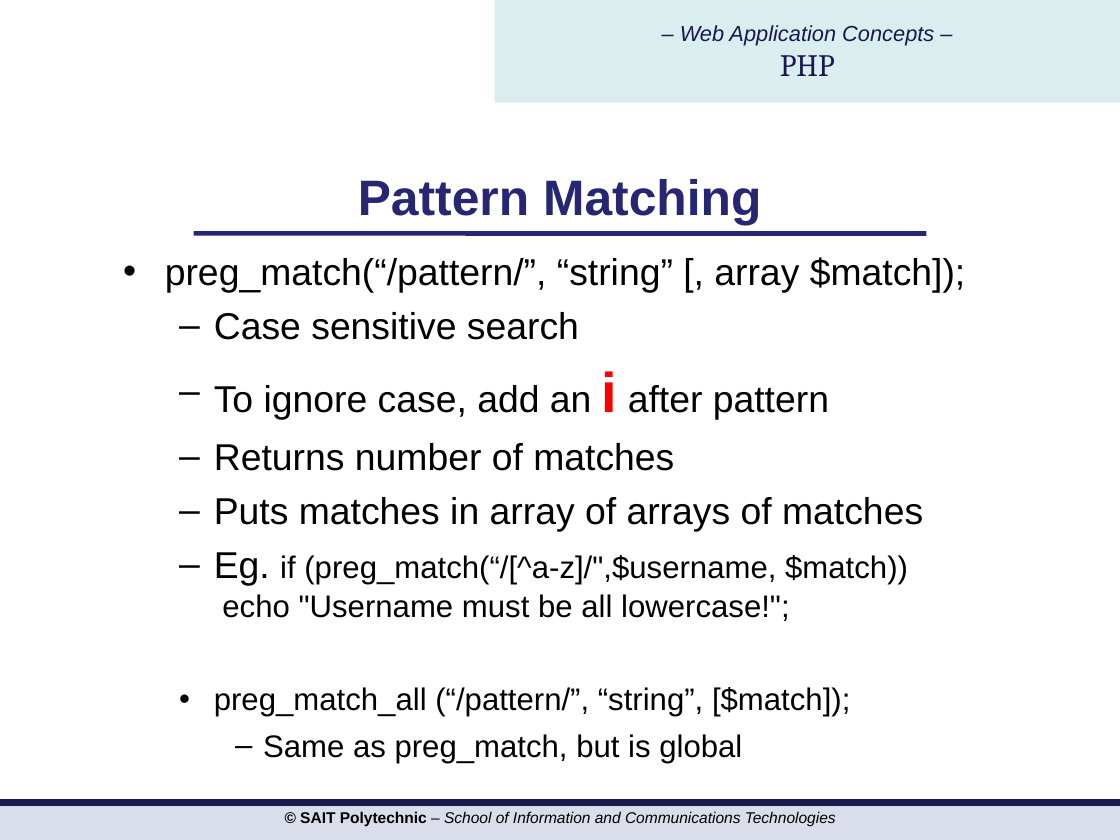
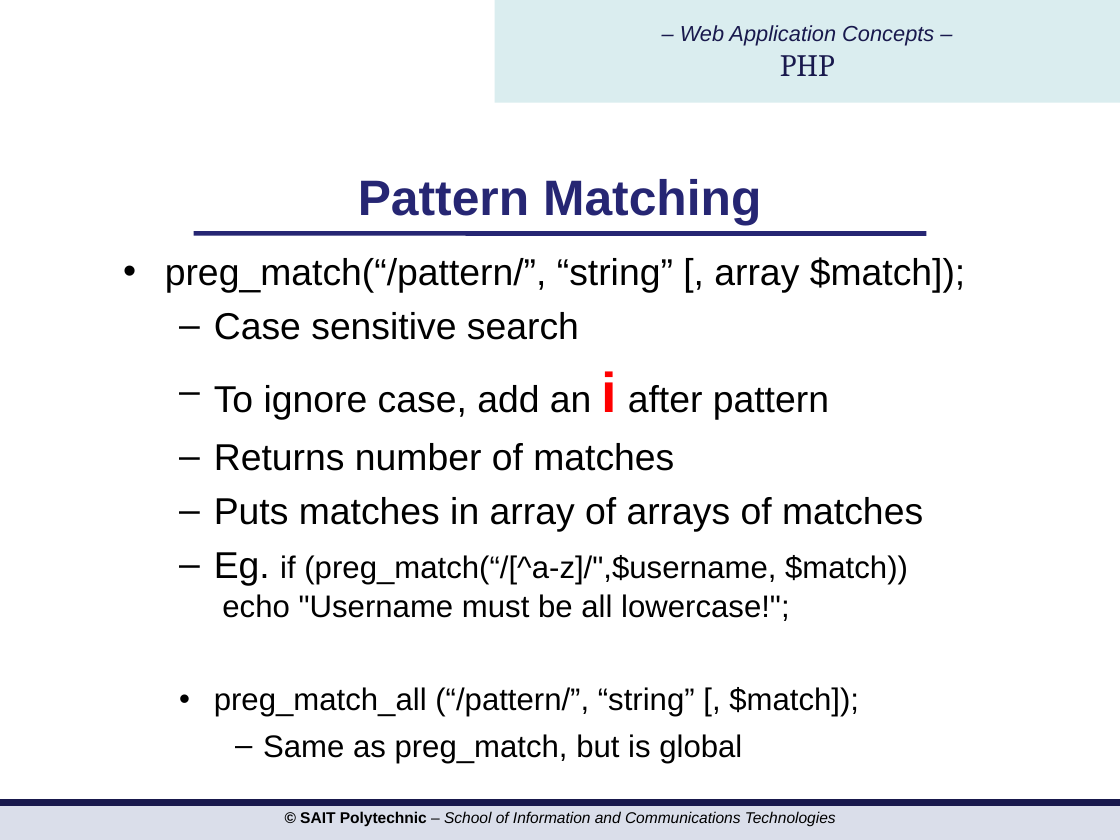
Before and after one commit to hdmdhr/CPRG-210-OSD-Assignment, a slide deck: slide 4 of PPTs/php/PHP Day 5 pattern files cookie session.ppt. Drawn at 1120x840 pixels with LibreOffice and Linux fonts; fonts in the diff are those of the drawing; background and template pictures are left out. Boxes give left, top, right and bottom in pixels: in the first picture for what was removed or moved away, otherwise in the second. Text is boxed around its words. In the diff, an @@ line names an element or a change of style, - is before the commit and + after.

```diff
--- a/PPTs/php/PHP Day 5 pattern files cookie session.ppt
+++ b/PPTs/php/PHP Day 5 pattern files cookie session.ppt
@@ text at (214,687,859,717): text changed @@
-  • preg_match_all (“/pattern/”, “string”, [$match]);
+  • preg_match_all (“/pattern/”, “string” [, $match]);
```
Also in this commit, not shown: 15 other files.
